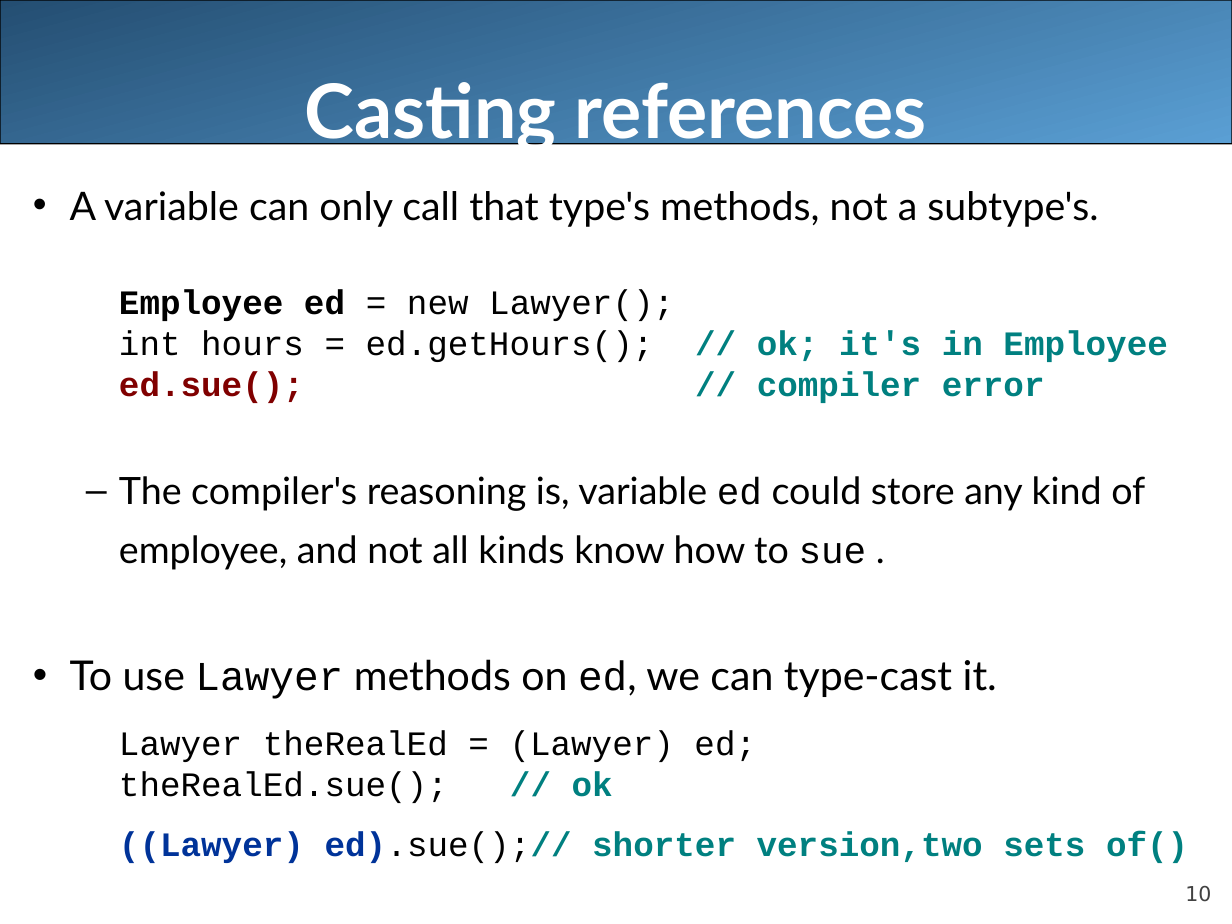
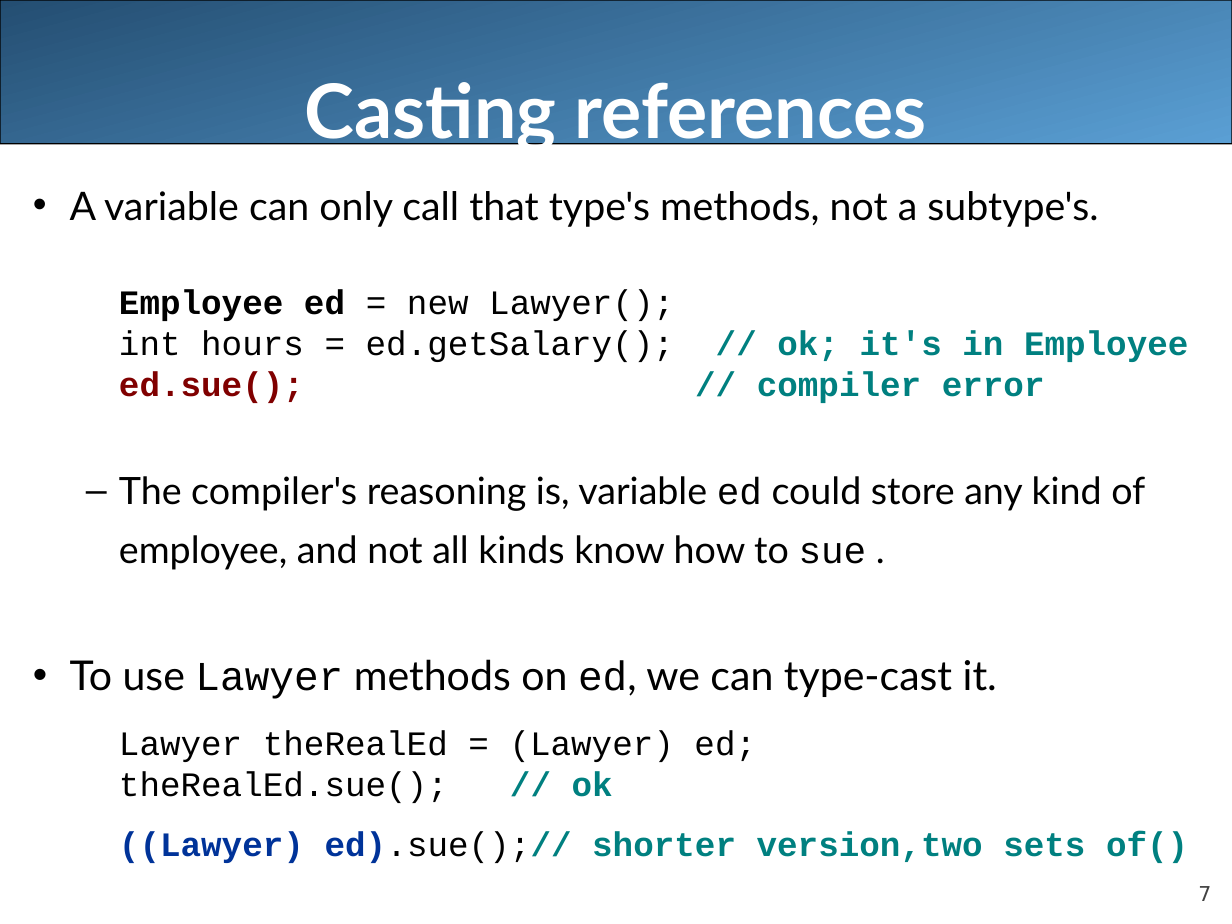
Before and after one commit to LongBaoNguyen/longbaonguyen.github.io, a slide deck: slide 7 of courses/apcsa/lecture22.ppt (slide 10 before the commit). Drawn at 1232x924 pixels with LibreOffice and Linux fonts; fonts in the diff are those of the drawing. Boxes give left, top, right and bottom in pixels: in the first picture for what was removed or moved away, otherwise in the second. Text is boxed around its words. In the diff, an @@ line names an element or a change of style, - is before the commit and + after.

```diff
--- a/courses/apcsa/lecture22.ppt
+++ b/courses/apcsa/lecture22.ppt
@@ text at <box>119,330,1188,362</box>: text changed @@
-  int hours = ed.getHours(); // ok; it's in Employee
+  int hours = ed.getSalary(); // ok; it's in Employee
@@ page number at <box>1198,886,1211,901</box>: text changed @@
-10
+7
```
Also in this commit, not shown: 8 other slides changed, 17 slides added, 4 slides removed, 9 other files.
